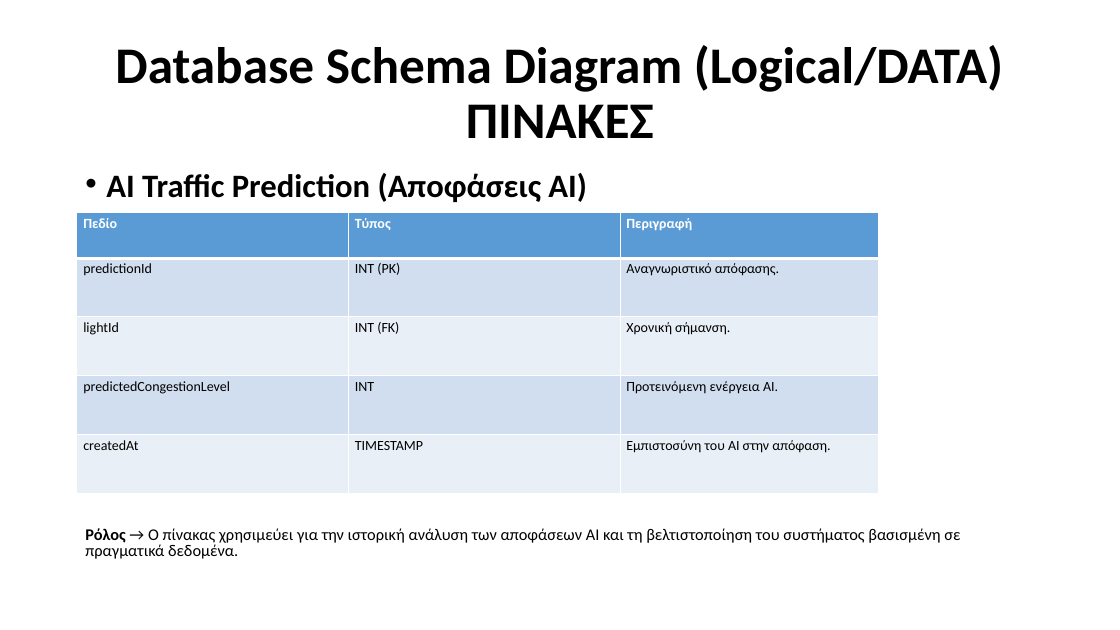
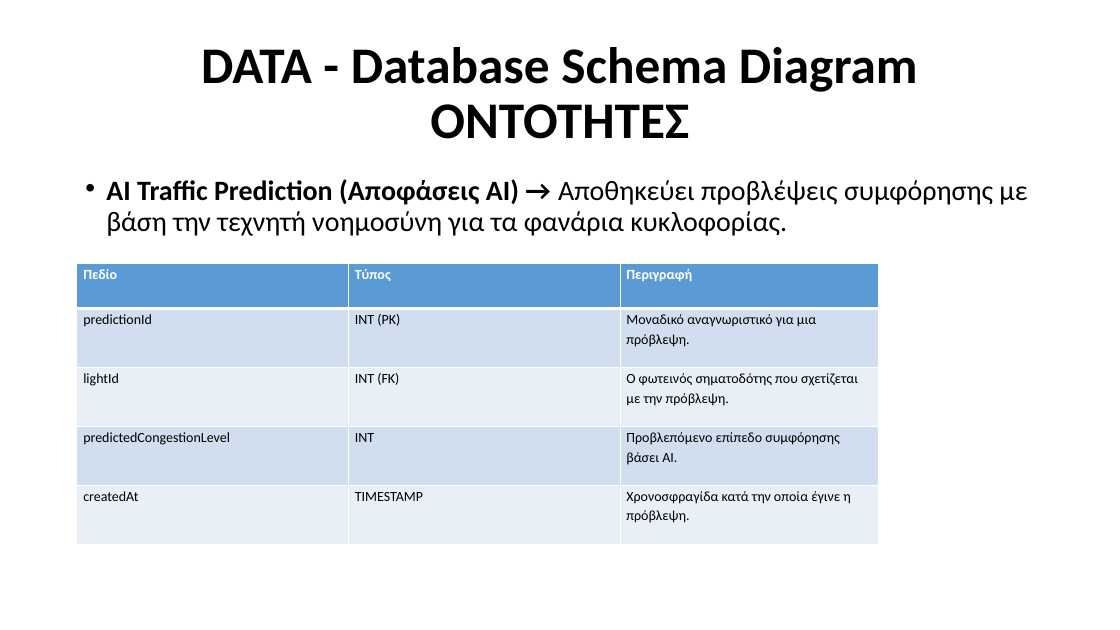
Before and after one commit to Ath21/STL_Drive, a slide deck: slide 12 of Presentation.pptx (slide 15 before the commit). Drawn at 1120x630 pixels with LibreOffice and Linux fonts; fonts in the diff are those of the drawing. Boxes give left, top, right and bottom in pixels: in the first picture for what was removed or moved away, otherwise in the second. Text is boxed around its words. In the diff, an @@ line names an element or a change of style, - is before the commit and + after.

```diff
--- a/Presentation.pptx
+++ b/Presentation.pptx
@@ title at (201,47,918,139): text changed @@
-Database Schema Diagram (Logical/DATA)
-ΠΙΝΑΚΕΣ
+DATA - Database Schema Diagram
+ΟΝΤΟΤΗΤΕΣ
@@ text at (106,179,1027,236): text changed; size 14 to 24 pt @@
-• AI Traffic Prediction (Αποφάσεις AI)
-Ρόλος → Ο πίνακας χρησιμεύει για την ιστορική ανάλυση των αποφάσεων AI και τη βελτιστοποίηση του συστήματος βασισμένη σε πραγματικά δεδομένα.
+• AI Traffic Prediction (Αποφάσεις AI) → Αποθηκεύει προβλέψεις συμφόρησης με βάση την τεχνητή νοημοσύνη για τα φανάρια κυκλοφορίας.
@@ table at (77,264,878,545) @@
-row 2, column 3: Αναγνωριστικό απόφασης.
+row 2, column 3: Μοναδικό αναγνωριστικό για μια πρόβλεψη.
-row 3, column 3: Χρονική σήμανση.
+row 3, column 3: Ο φωτεινός σηματοδότης που σχετίζεται με την πρόβλεψη.
-row 4, column 3: Προτεινόμενη ενέργεια AI.
+row 4, column 3: Προβλεπόμενο επίπεδο συμφόρησης βάσει AI.
-row 5, column 3: Εμπιστοσύνη του AI στην απόφαση.
+row 5, column 3: Χρονοσφραγίδα κατά την οποία έγινε η πρόβλεψη.
@@ table: place and size @@
-table at (77,213,878,494)
+table at (77,264,878,545)
```
Also in this commit, not shown: 18 other slides changed, 5 slides removed, 2 other files.
